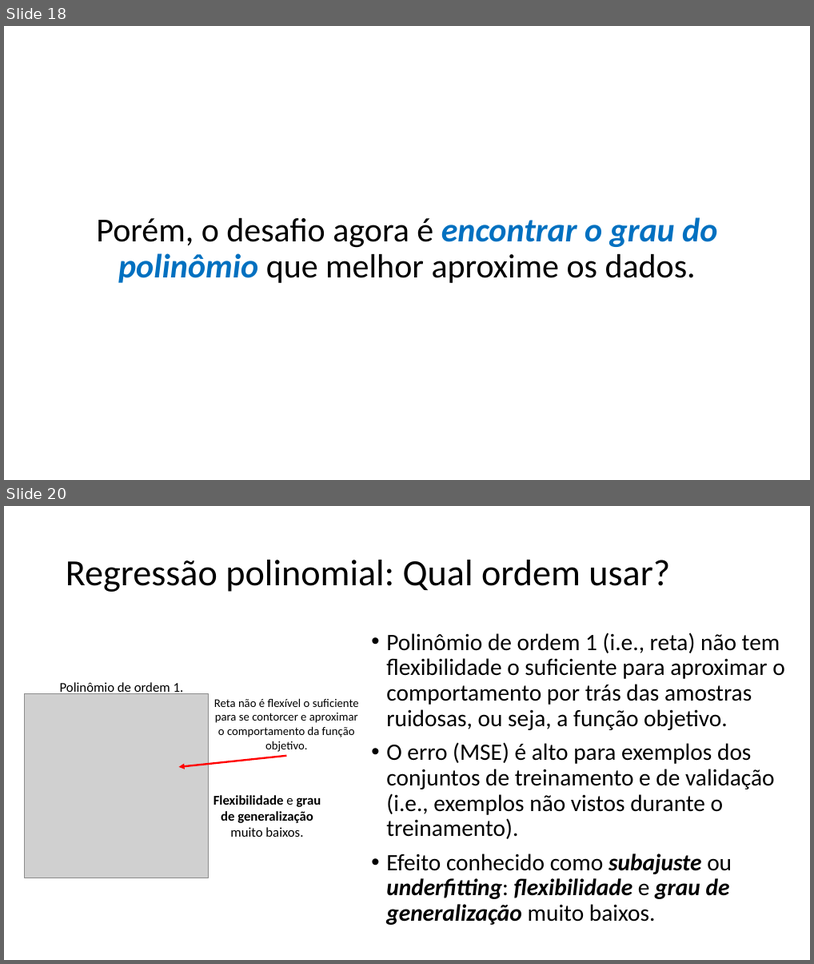
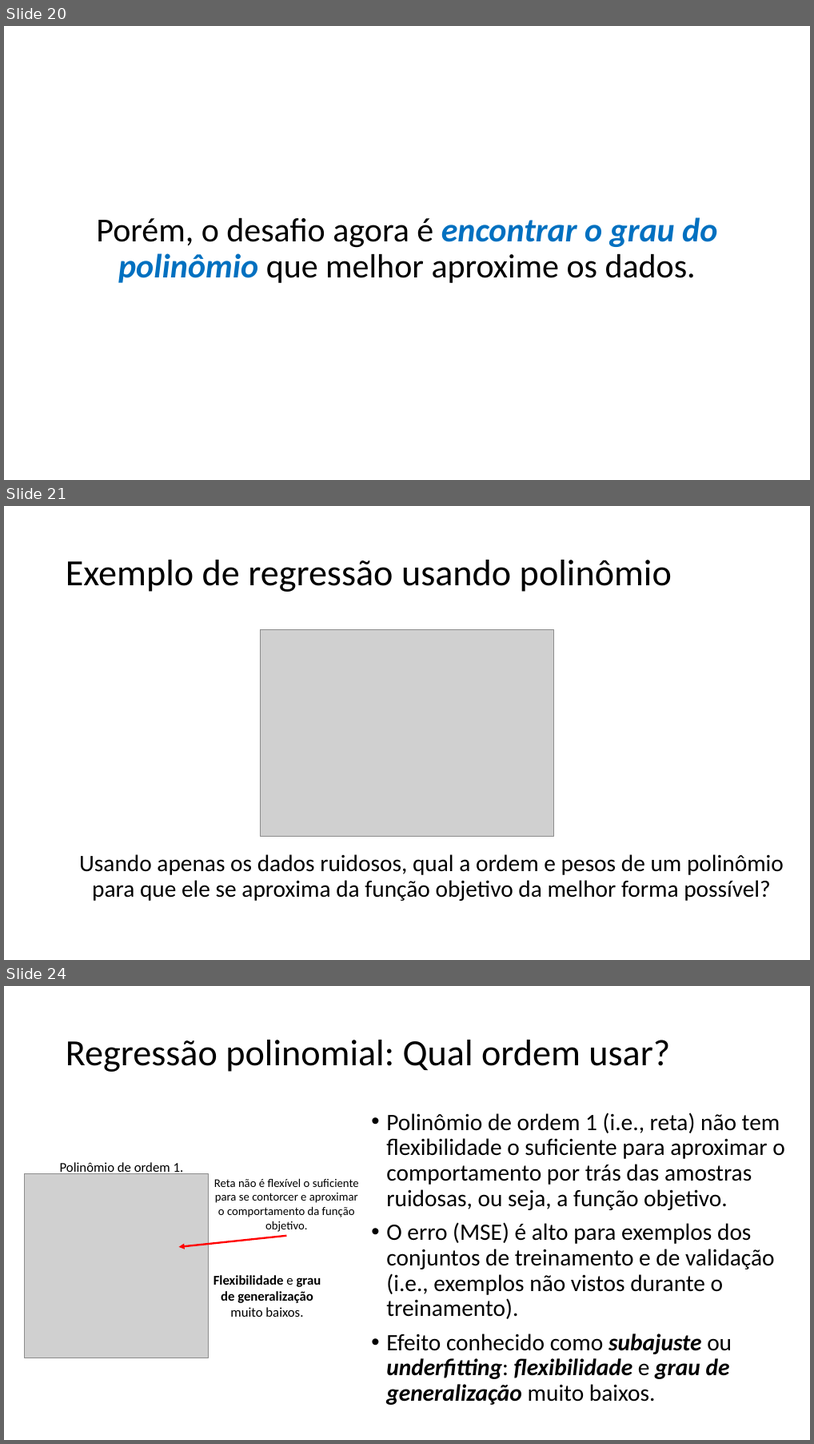
Before and after one commit to zz4fap/t319_aprendizado_de_maquina, a slide deck: slides/T319_Regressão_Linear (Parte IV).pptx. Shown one above the other, each under a label of ours: slides 18 and 20 before the commit, slides 20, 21 and 24 after it; the slides between them are not shown. The pictures are 814x964 and 814x1444 pixels, drawn with LibreOffice and Linux fonts; fonts in the diff are those of the drawing; grey boxes stand for pictures. Boxes give left, top, right and bottom in pixels: in the first picture for what was removed or moved away, otherwise in the second. Text is boxed around its words. In the diff, an @@ line names an element or a change of style, - is before the commit and + after.

```diff
--- a/slides/T319_Regressão_Linear (Parte IV).pptx
+++ b/slides/T319_Regressão_Linear (Parte IV).pptx
@@ slide 21 added at [4, 506, 810, 960], background #FFFFFF @@
@@ title added at [66, 560, 672, 592], 44 pt, text #000000 @@
+Exemplo de regressão usando polinômio
@@ picture added at [261, 629, 554, 836] @@
@@ text added at [79, 854, 784, 900], 28 pt, text #000000 @@
+Usando apenas os dados ruidosos, qual a ordem e pesos de um polinômio para que ele se aproxima da função objetivo da melhor forma possível?
@@ what was slide 18 is now slide 20 @@
@@ what was slide 20 is now slide 24 @@
```
Also in this commit, not shown: 6 slides changed, 3 other slides added, 2 other files.
